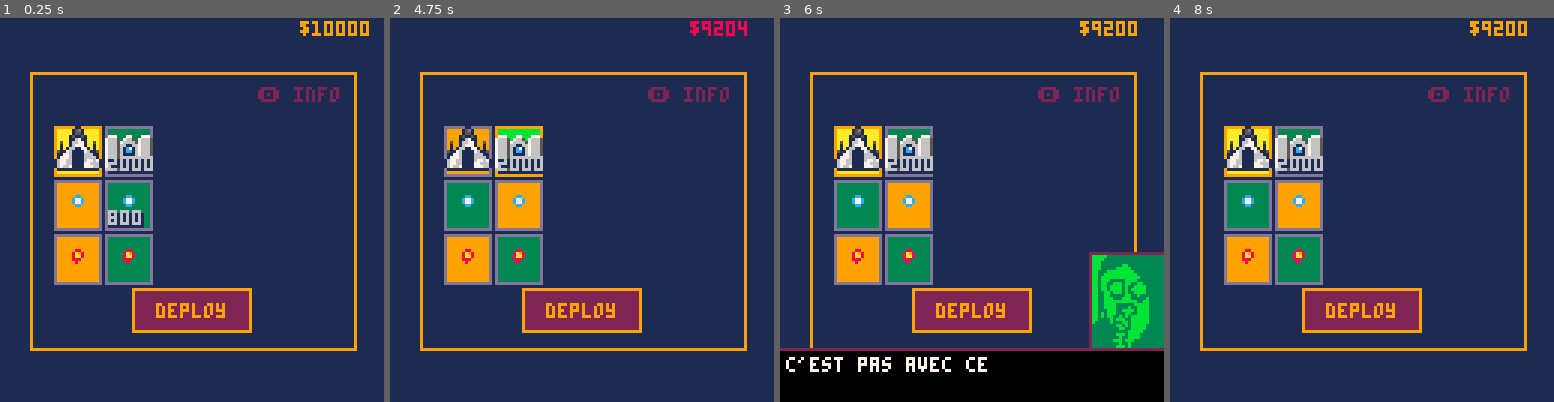
Above: before the commit, frames 1-4 (left to right).
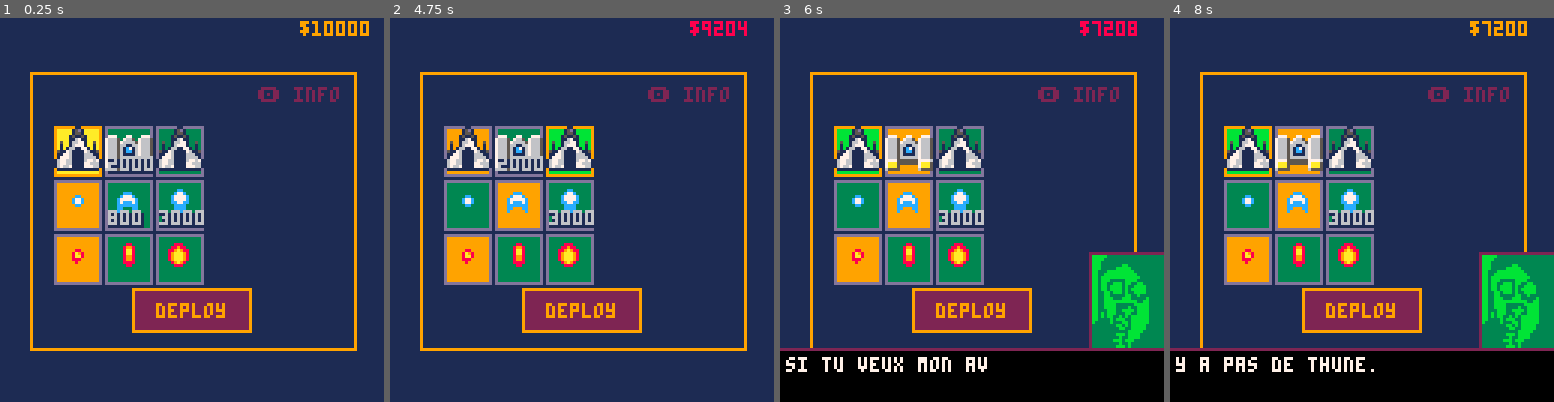
Above: after the commit, the same moments.

Repository: aureliendossantos/new-miami-2080
Game: PICO-8 cartridge miami2080.p8
Two runs of this game, one before a commit and one after it. Both use one fixed random seed, a clock stepped at 60 frames per second and the inputs below.
Inputs:
- Up to frame 1 (0.25 s): no input
- Up to frame 2 (4.75 s): tap X (X key) at 0.33, 1.07, 1.85, 2.97, 4.08 s; tap O (Z key) at 0.7, 1.7, 2.1, 2.5, 2.9, 3.3, 3.7, 4.1, 4.5 s; hold Right 1.6-2.1 s; hold Up 2.15-2.42 s; hold Right 2.47-3.03 s; hold Left 3.08-3.58 s; hold Down 3.63-3.97 s; hold Right 4.02-4.68 s; hold Up from 4.73 s (still down)
- Up to frame 3 (6 s): tap O (Z key) at 4.9, 5.3, 5.7 s; release Up at 5.03 s; hold Left 5.08-5.68 s; tap X (X key) at 5.2 s; hold Down from 5.73 s (still down)
- Up to frame 4 (8 s): release Down at 6.03 s; hold Right 6.08-6.58 s; tap O (Z key) every 0.4 s from 6.1 to 7.7 s; tap X (X key) at 6.32, 7.43 s; hold Right 6.63-7.13 s; hold Up 7.18-7.45 s; hold Right from 7.5 s (still down)

The runs differ from the first frame. In frame 1, 4.6% of the frame differs, in the area x 30-54%, y 28-70%; in frame 2, 5.0%; in frame 3, 6.7%; in frame 4, 25%, in the area x 0-100%, y 1-100%.

Commit message:
more items, enemy sprites

Diff:
--- a/miami2080.p8
+++ b/miami2080.p8
@@ -1,5 +1,5 @@
 pico-8 cartridge // http://www.pico-8.com
-version 24
+version 26
 __lua__
 --miami 2080
 --surveillance brigade operations
@@ -118,7 +118,7 @@
     choice = max(1,choice-1)
    end
    if btnp➡️ then
-    choice = min(2,choice+1)
+    choice = min(3,choice+1)
    end
   end
  end
@@ -138,7 +138,7 @@
      money-=item.price
      item.bought=true
      eqp[menu_index]=choice
-     sfx(2)
+     --sfx(2)
     else
      sfx(0)
     end
@@ -215,7 +215,7 @@
 -->8
 --scene shmup
 function init_shmup()
- music(3)
+ --music(3)
  bullets={}
  e_bullets={}
  enemies={}
@@ -287,7 +287,11 @@
 	draw_player()
 	spr(animate({64,65,66,67,68,69,70,71,72}),p.x+7,p.y+8)
 	for e in all(enemies) do
-		spr(animate(e.anim),e.x,e.y,e.spr_w,e.spr_h)
+		if e.canflip and e.x<60 then
+		 spr(animate(e.anim),e.x,e.y,e.spr_w,e.spr_h,true)
+		else
+		 spr(animate(e.anim),e.x,e.y,e.spr_w,e.spr_h)
+	 end
 	end
 	for b in all(bullets) do
 		spr(animate(b.anim),b.x,b.y)
@@ -350,7 +354,14 @@
    anim={18},
    x1=7,y1=7,
    w=1,h=1
-  }
+  },
+  {
+	  speed=1.2,
+   life=3,
+   anim={16},
+   x1=7,y1=9,
+   w=1,h=2
+  },
  }
  --weapons
  weapon={
@@ -360,43 +371,64 @@
    duration=35,
    damage=100,
    sfx=0,
+   anim={31},
+   x1=2,y1=2,
+   w=3,h=3
+  },
+  {
+   price=800,
+   speed=3,
+   frequency=8,
+   duration=25,
+   damage=100,
+   sfx=13,
    anim={30},
-   x1=2,y1=0,
-   w=3,h=4
-  },
-  {
-   price=800,
-   speed=6,
-   frequency=12,
-   duration=15,
-   damage=160,
-   sfx=2,
-   anim={30},
-   x1=1,y1=2,
-   w=4,h=4
+   x1=0,y1=1,
+   w=6,h=6
+  },
+  {
+   price=3000,
+   speed=3,
+   frequency=8,
+   duration=25,
+   damage=100,
+   sfx=13,
+   anim={29},
+   x1=1,y1=0,
+   w=5,h=7
   }
  }
  --secondary
  secondary={
   {
+   speed=3.5,
+   frequency=12,
+   duration=16,
+   damage=200,
+   sfx=13,
+   anim={47},
+   x1=2,y1=2,
+   w=3,h=3
+  },
+  {
    speed=4,
-   frequency=8,
+   frequency=20,
    duration=35,
-   damage=200,
-   sfx=0,
-   anim={31},
-   x1=1,y1=2,
-   w=4,h=4
+   damage=300,
+   sfx=13,
+   anim={46},
+   x1=2,y1=0,
+   w=3,h=7
   },
   {
    speed=3,
    frequency=6,
-   duration=15,
+   duration=13,
    damage=300,
-   sfx=2,
-   anim={31},
-   x1=1,y1=2,
-   w=4,h=4
+   sfx=13,
+   anim={45},
+   x1=0,y1=0,
+   w=6,h=7
   }
  }
  --enemies
@@ -437,28 +469,35 @@
    }
   },
   {
-   --laser guy
+   --big vertical laser guy
 	  life=1500,
+	  y_goal=20,
 	  money=140,
-   anim={4},
-   spr_w=2,spr_h=1,
-   x1=0,y1=0,w=15,h=7,
+   anim={6},
+   spr_w=2,spr_h=3,
+   x1=1,y1=3,w=14,h=22,
    emitters={
-    {7,4,0}
+    {7,4,8}
+   },
+   reactors={
+    {5,5},
+    {11,5}
    }
   },
   {
    --horizontal laser guy
 	  life=1500,
 	  following=true,
-	  lifespan=300,
+	  lifespan=280,
+	  canflip=true,
 	  money=140,
-   anim={3},
-   spr_w=1,spr_h=1,
-   x1=0,y1=0,w=7,h=7,
+   anim={20},
+   spr_w=2,spr_h=2,
+   x1=0,y1=0,w=15,h=15,
    emitters={
-    {8,0,0}
-   }
+    {8,4,4}
+   },
+   reactors={}
   },
   {
    --giga boss
@@ -567,7 +606,7 @@
    repeats=1,
    angle=function (rpt,emt,e)
     emt.pattern_t+=0.1
-    if flr(emt.pattern_t)%10>=3 then
+    if flr(emt.pattern_t)%10>=4 and emt.pattern_t<20 then
 	    if e.x<64 then
 		    return 0
 		   else
@@ -612,17 +651,17 @@
  stages={
   {
    --{"interessant.","enfin, y a pas de quoi etre fier non plus,","mais c'est pas mal."},
-   {1,4,-40,1},
-   {1,1,80,2,1},
-   {1,1,-80,3,1},
+   --{1,4,-40,4},
+   --{1,1,80,2,1},
+   --{1,1,-80,3,1},
    --{function()
 	   --_upd=update_shop
 	   --_drw=draw_shop
    --end},
-   {1,3,40,1},
-   {1,2,0,1},
-   {1,5,127,5},
-   {1,5,-100,5},
+   --{1,3,40,1},
+   --{1,2,0,1},
+   {1,5,128,5},
+   {1,5,-96,5},
    {1,2,30,1},
    {1,1,98,2,1},
    {1,1,-98,3,20},
@@ -759,15 +798,15 @@
 	  e.move_duration=150+rnd(40)
 	 elseif behaviour==4 then
 	  --slow entrance
-	  e.x=0
+	  e.x=flr((128-width)/2)+8*(i-1)+gap*(i-1)
 	  e.x_change=0
 	  e.y=-32
-	  e.y_goal=0
+	  if (not e.y_goal) e.y_goal=0
 	 elseif behaviour==5 then
    --following from above
    e.x=flr((128-width)/2)+8*(i-1)+gap*(i-1)
 	  e.x_change=0
-	  e.y=-10
+	  e.y=-16
 	  e.y_change=p.y+10
 	  e.move_duration=200
 	 end
@@ -850,7 +889,14 @@
 			 end
 			end
 		end
-		add_new_dust(e.x+4,e.y,rnd(0.3)-0.15,rnd(2)-1.5,7,rnd(2)+1,0.1,dust_col)
+		--particles
+		if e.reactors then
+		 for r in all(e.reactors) do
+		  add_new_dust(e.x+r[1],e.y+r[2],rnd(0.3)-0.15,rnd(2)-1.5,7,rnd(2)+1,0.1,dust_col)
+		 end
+		else
+		 add_new_dust(e.x+e.x1+e.w/2,e.y+e.y1,rnd(0.3)-0.15,rnd(2)-1.5,7,rnd(2)+1,0.1,dust_col)
+  end
  end
 end
 
@@ -1046,7 +1092,7 @@
 	del(dtb_queuf,dtb_queuf[1])
 	del(dtb_queu,dtb_queu[1])
 	_dtb_clean()
-	sfx(2)
+	--sfx(2)
 end
 
 function dtb_update()
Not shown, changed: 22 lines of the sprite sheet (__gfx__) section of miami2080.p8
Not shown, changed: the sound effects (__sfx__) section of miami2080.p8
